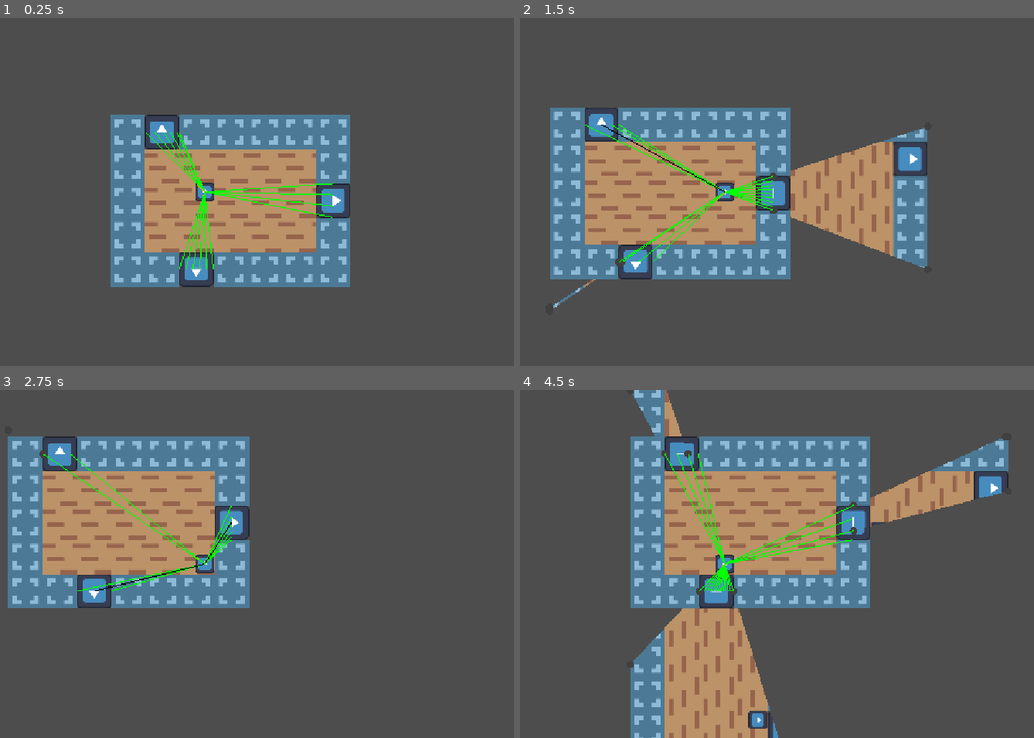
Above: before the commit, frames 1-4 (two rows, left to right).
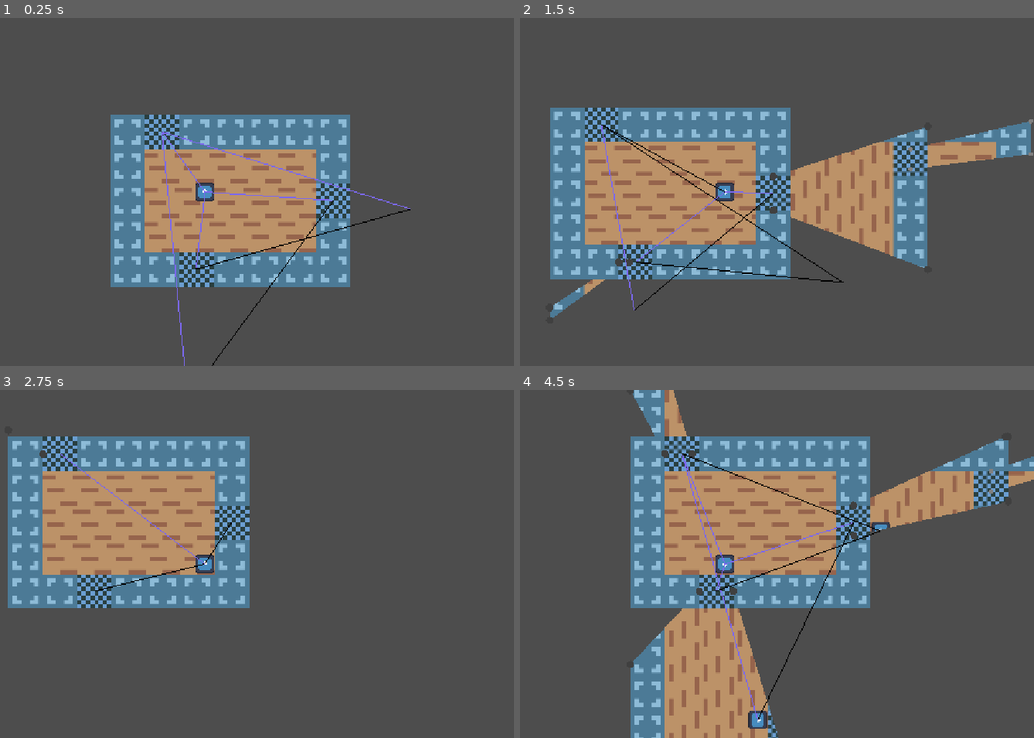
Above: after the commit, the same moments.

Repository: EfficiencySimplicity/godot-level-playground
Game: Godot game, scene res://Portals/demo/portal_testing.tscn
Same seed, same stepped clock (60 frames per second), same inputs: the game is played once before the commit and once after it. The engine's default icon, where the game draws it, is replaced by a stand-in: a white triangle on a blue panel in a dark square.
Inputs:
- Up to frame 1 (0.25 s): no input
- Up to frame 2 (1.5 s): tap Enter at 0.5 s; hold Right (Right) 0.53-1.28 s; hold Up (Movement) 0.53-1.28 s; hold Down (Down) from 1.28 s (still down); tap Up (Movement) at 1.35 s
- Up to frame 3 (2.75 s): release Down (Down) at 2.03 s; hold Right (Right) from 2.03 s (still down); hold Up (Movement) from 2.03 s (still down)
- Up to frame 4 (4.5 s): tap Space at 2.75 s; release Up (Movement) at 2.78 s; tap Up (Movement) at 2.85, 4.35 s; tap Enter at 3.5 s; release Right (Right) at 3.53 s; hold Up (Movement) 3.53-4.28 s; hold Left (Left) from 3.53 s (still down)

The runs differ from the first frame. In frame 1, 2.8% of the frame differs, in the area x 28-80%, y 27-100%; in frame 2, 4.8%, in the area x 5-100%, y 25-87%; in frame 3, 1.9%; in frame 4, 4.2%.

Commit message:
recursion works!

Diff:
--- a/Portals/demo/portal_testing.tscn
+++ b/Portals/demo/portal_testing.tscn
@@ -2,6 +2,7 @@
 
 [ext_resource type="PackedScene" uid="uid://buu8pbl2ykxo" path="res://Portals/portal_room.tscn" id="1_3ulh2"]
 [ext_resource type="Texture2D" uid="uid://pple6fejhs41" path="res://icon.svg" id="2_asoeu"]
+[ext_resource type="Texture2D" uid="uid://bhpes4oyttn6h" path="res://Art/portal.png" id="2_nxjg0"]
 [ext_resource type="Script" uid="uid://dfy4j7gwujpwa" path="res://Portals/portal.gd" id="3_nxjg0"]
 [ext_resource type="TileSet" uid="uid://bpqxcxa6caqvm" path="res://Tiles/floor-wall.tres" id="4_xe3h3"]
 [ext_resource type="Script" uid="uid://cgjn6ekunnnum" path="res://Scripts/basic_mover.gd" id="5_7ciuo"]
@@ -26,11 +27,13 @@
 bounds = Rect2(0, 0, 448, 320)
 
 [node name="Sprite2D" type="Sprite2D" parent="Room1" unique_id=1145696661]
+texture_filter = 1
 position = Vector2(96, 32)
-scale = Vector2(0.5, 0.5)
-texture = ExtResource("2_asoeu")
+scale = Vector2(8, 8)
+texture = ExtResource("2_nxjg0")
 
 [node name="Portal" type="Node2D" parent="Room1/Sprite2D" unique_id=1757835163 node_paths=PackedStringArray("room", "other")]
+scale = Vector2(0.125, 0.125)
 script = ExtResource("3_nxjg0")
 room = NodePath("../../PortalRoom")
 other = NodePath("../../../Room2/Sprite2D3/Portal")
@@ -38,12 +41,14 @@
 metadata/_custom_type_script = "uid://dfy4j7gwujpwa"
 
 [node name="Sprite2D2" type="Sprite2D" parent="Room1" unique_id=1283948828]
+texture_filter = 1
 position = Vector2(416, 160)
 rotation = 1.5707964
-scale = Vector2(0.5, 0.5)
-texture = ExtResource("2_asoeu")
+scale = Vector2(8, 8)
+texture = ExtResource("2_nxjg0")
 
 [node name="Portal" type="Node2D" parent="Room1/Sprite2D2" unique_id=1714373834 node_paths=PackedStringArray("room", "other")]
+scale = Vector2(0.125, 0.125)
 script = ExtResource("3_nxjg0")
 room = NodePath("../../PortalRoom")
 other = NodePath("../../Sprite2D3/Portal")
@@ -51,12 +56,14 @@
 metadata/_custom_type_script = "uid://dfy4j7gwujpwa"
 
 [node name="Sprite2D3" type="Sprite2D" parent="Room1" unique_id=535523429]
+texture_filter = 1
 position = Vector2(160, 288)
 rotation = 3.1415927
-scale = Vector2(0.5, 0.5)
-texture = ExtResource("2_asoeu")
+scale = Vector2(8, 8)
+texture = ExtResource("2_nxjg0")
 
 [node name="Portal" type="Node2D" parent="Room1/Sprite2D3" unique_id=2028417191 node_paths=PackedStringArray("room", "other")]
+scale = Vector2(0.125, 0.125)
 script = ExtResource("3_nxjg0")
 room = NodePath("../../PortalRoom")
 other = NodePath("../../Sprite2D2/Portal")
@@ -72,12 +79,14 @@
 bounds = Rect2(1024, 0, 320, 576)
 
 [node name="Sprite2D" type="Sprite2D" parent="Room2" unique_id=696147939]
+texture_filter = 1
 position = Vector2(32, 160)
 rotation = -1.5707964
-scale = Vector2(0.5, 0.5)
-texture = ExtResource("2_asoeu")
+scale = Vector2(8, 8)
+texture = ExtResource("2_nxjg0")
 
 [node name="Portal" type="Node2D" parent="Room2/Sprite2D" unique_id=920102862 node_paths=PackedStringArray("room", "other")]
+scale = Vector2(0.125, 0.125)
 script = ExtResource("3_nxjg0")
 room = NodePath("../../PortalRoom")
 other = NodePath("../../Sprite2D2/Portal")
@@ -85,12 +94,15 @@
 metadata/_custom_type_script = "uid://dfy4j7gwujpwa"
 
 [node name="Sprite2D2" type="Sprite2D" parent="Room2" unique_id=65018631]
+texture_filter = 1
 position = Vector2(224, 160)
 rotation = 1.5707964
-scale = Vector2(0.5, 0.5)
-texture = ExtResource("2_asoeu")
+scale = Vector2(8, 8)
+texture = ExtResource("2_nxjg0")
 
 [node name="Portal" type="Node2D" parent="Room2/Sprite2D2" unique_id=983163453 node_paths=PackedStringArray("room", "other")]
+position = Vector2(-1.1368684e-13, 0)
+scale = Vector2(0.125, 0.125)
 script = ExtResource("3_nxjg0")
 room = NodePath("../../PortalRoom")
 other = NodePath("../../Sprite2D/Portal")
@@ -98,12 +110,14 @@
 metadata/_custom_type_script = "uid://dfy4j7gwujpwa"
 
 [node name="Sprite2D3" type="Sprite2D" parent="Room2" unique_id=1459230316]
+texture_filter = 1
 position = Vector2(224, 480)
 rotation = 1.5707964
-scale = Vector2(0.5, 0.5)
-texture = ExtResource("2_asoeu")
+scale = Vector2(8, 8)
+texture = ExtResource("2_nxjg0")
 
 [node name="Portal" type="Node2D" parent="Room2/Sprite2D3" unique_id=266273217 node_paths=PackedStringArray("room", "other")]
+scale = Vector2(0.125, 0.125)
 script = ExtResource("3_nxjg0")
 room = NodePath("../../PortalRoom")
 other = NodePath("../../../Room1/Sprite2D/Portal")
@@ -127,6 +141,7 @@
 speed = 200.0
 
 [node name="Sprite2D" type="Sprite2D" parent="Player" unique_id=119243379]
+texture_filter = 1
 scale = Vector2(0.26399997, 0.26399997)
 texture = ExtResource("2_asoeu")
 
@@ -138,7 +153,7 @@
 visibility_layer = 2
 scale = Vector2(0.99999994, 0.99999994)
 script = ExtResource("6_reody")
-angle_step = null
+angle_step = 2
 debug = true
 current_room = NodePath("../../Room1/PortalRoom")
 metadata/_custom_type_script = "uid://cx0j3yf4egp72"
--- a/Portals/portal_origin.gd
+++ b/Portals/portal_origin.gd
@@ -15,12 +15,19 @@
 		show_external_bounds = v
 		queue_redraw()
 
+@export var show_test_angles: bool:
+	set(v):
+		show_test_angles = v
+		queue_redraw()
+
 func gen_portals():
 	if !current_room: return
 
-	all_meshes = get_meshes(current_room, global_position)
+	all_meshes = get_meshes(current_room, global_position, 1)
 	all_meshes.sort_custom(func(a, b): return b.y > a.y)
+
 	queue_redraw()
+
 	return
 
 
@@ -37,6 +44,8 @@
 		if vis_range.is_empty():
 			if is_drawing: draw_line(to_local(pos), to_local(portal.global_position), Color.BLACK)
 			continue
+		elif is_drawing:
+			draw_line(to_local(pos), to_local(portal.global_position), Color.MEDIUM_SLATE_BLUE)
 
 		#if is_drawing:
 			#draw_line(to_local(pos), to_local(vis_range[0]), Color.BLUE)
@@ -87,12 +96,11 @@
 ## so we can pass in test_pos as the position to test from.
 ## along with a portal we're looking thru to cast from,
 ## along with the angle range we have to look thru this door.
-func get_visible_portal_range(portal: Portal, pos = null, cast_from = null, min_limit = null, max_limit = null) -> Array[Vector2]:
-	pos = pos if pos else global_position
+func get_visible_portal_range(portal: Portal, pos, cast_from = null, min_limit = null, max_limit = null) -> Array[Vector2]:
 	var pos_on_plane = cast_from.cast_on(pos, cast_from.get_normal()) if cast_from else pos
 
-	if !portal.is_in_front(pos_on_plane):
-		return []
+	if !portal.is_in_front(pos_on_plane): return []
+	if cast_from and !cast_from.is_in_front(portal.get_start()) and !cast_from.is_in_front(portal.get_end()): return []
 
 	var start = portal.get_start()
 	var end   = portal.get_end()
@@ -111,6 +119,10 @@
 	if end_angle < start_angle:
 		end_angle += 360
 
+	#if is_drawing:
+		#draw_line(to_local(pos), to_local(pos + Vector2.from_angle(deg_to_rad(start_angle)) * 200), Color.ORANGE, 8)
+		#draw_line(to_local(pos), to_local(pos + Vector2.from_angle(deg_to_rad(end_angle)) * 200), Color.ORANGE, 8)
+		#
 	# not enough to know about the portal, we must also know where on the portal we can see...
 	# if we have the portal, we'll have the limits too!
 	# this block tests if the portal (inside the room we're looking into)
@@ -122,11 +134,11 @@
 		if max_angle < min_angle:
 			max_angle += 360
 
-		if is_drawing:
-			draw_circle(to_local(max_limit), 2, Color.RED)
-			draw_circle(to_local(min_limit), 2, Color.RED)
-			draw_line(to_local(pos), to_local(pos + Vector2.from_angle(deg_to_rad(min_angle)) * 30), Color.RED, 5)
-			draw_line(to_local(pos), to_local(pos + Vector2.from_angle(deg_to_rad(max_angle)) * 30), Color.RED, 5)
+		#if is_drawing:
+			#draw_circle(to_local(max_limit), 2, Color.RED)
+			#draw_circle(to_local(min_limit), 2, Color.RED)
+			#draw_line(to_local(pos), to_local(min_limit), Color.RED, 5)
+			#draw_line(to_local(pos), to_local(max_limit), Color.RED, 5)
 
 		if Utils.compare_angles(max_angle, start_angle):
 			return []
@@ -140,10 +152,16 @@
 		if Utils.compare_angles(max_angle, end_angle):
 			end_angle = max_angle
 
-	if is_drawing:
-		draw_line(to_local(pos), to_local(pos + Vector2.from_angle(deg_to_rad(start_angle)) * 20), Color.ORANGE, 2)
-		draw_line(to_local(pos), to_local(pos + Vector2.from_angle(deg_to_rad(end_angle)) * 20), Color.ORANGE, 2)
-
+		if end_angle < start_angle:
+			end_angle += 360
+
+		if abs(end_angle - start_angle) > 180:
+			start_angle += 360
+
+	#if is_drawing:
+		#draw_line(to_local(pos), to_local(pos + Vector2.from_angle(deg_to_rad(start_angle)) * 200), Color.GREEN, 2)
+		#draw_line(to_local(pos), to_local(pos + Vector2.from_angle(deg_to_rad(end_angle)) * 200), Color.GREEN, 2)
+		#
 	var min_ok_point = Vector2.ZERO
 	var max_ok_point = Vector2.ZERO
 
@@ -151,7 +169,6 @@
 
 	# start and end angle are both positive (end may be > 360),
 	# and end is clockwise from start
-	var scaled_angle_step = float(end_angle - start_angle) / ceil((end_angle - start_angle) / angle_step)
 
 	for current_angle in angle_range(start_angle, end_angle, angle_step):
 
@@ -169,7 +186,7 @@
 			0b00000000_00000000_00000000_00000010
 		)
 
-		if is_drawing:
+		if is_drawing and show_test_angles:
 			draw_line(to_local(start_pos), to_local(hit_point), Color.GREEN)
 
 		var hit = get_viewport() \
@@ -210,13 +227,13 @@
 				Array(x.vertices).map(func(v): draw_circle(to_local(v), 10 - x.y * 3, color))
 		)
 
-		get_meshes(current_room, global_position)
+		get_meshes(current_room, global_position, 1)
 
 
 	if (!Engine.is_editor_hint() or !debug): is_drawing = false; return
 
 	for portal in current_room.portals:
-		var vis_range = get_visible_portal_range(portal)
+		var vis_range = get_visible_portal_range(portal, global_position)
 
 		if vis_range.is_empty():
 			draw_line(to_local(global_position), to_local(portal.global_position), Color.BLACK)
--- a/Scenes/door.tscn
+++ b/Scenes/door.tscn
@@ -26,9 +26,8 @@
 [sub_resource type="RectangleShape2D" id="RectangleShape2D_m0e24"]
 size = Vector2(192, 64)
 
-[node name="Door" unique_id=70122258 node_paths=PackedStringArray("actual_door", "tiles", "layers") instance=ExtResource("1_w6aom")]
+[node name="Door" unique_id=70122258 node_paths=PackedStringArray("tiles", "layers") instance=ExtResource("1_w6aom")]
 script = ExtResource("2_fahql")
-actual_door = NodePath("Door")
 tiles = [NodePath("Placement/TileStamper")]
 layers = {
 NodePath("Placement/Solids"): ExtResource("3_8c32u"),
@@ -71,10 +70,11 @@
 shape = SubResource("RectangleShape2D_m0e24")
 
 [node name="Door" type="Node2D" parent="." index="1" unique_id=813266760]
-position = Vector2(32, -32)
+position = Vector2(32, -8)
 script = ExtResource("4_a43ba")
 
 [node name="Sprite2D" type="Sprite2D" parent="Door" index="0" unique_id=653719424]
 modulate = Color(1, 1, 1, 0.15294118)
+position = Vector2(0, -24)
 scale = Vector2(0.5, 0.5)
 texture = ExtResource("2_p0e35")
Binary file added: Art/portal.png
Not shown, added: Art/portal.png.import
Not shown, added: Art/Krita/portal.kra
Not shown, added: Art/portal.kra
